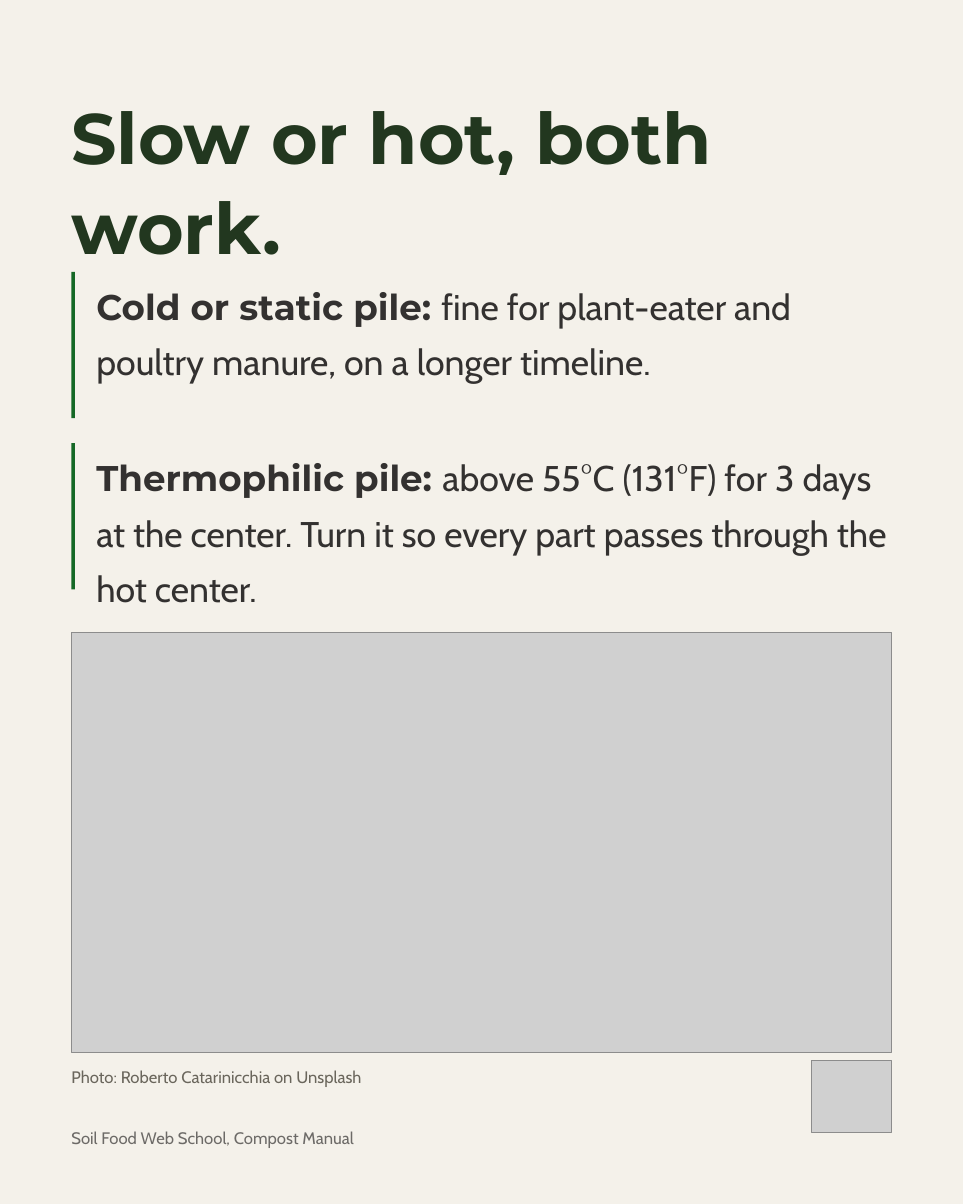
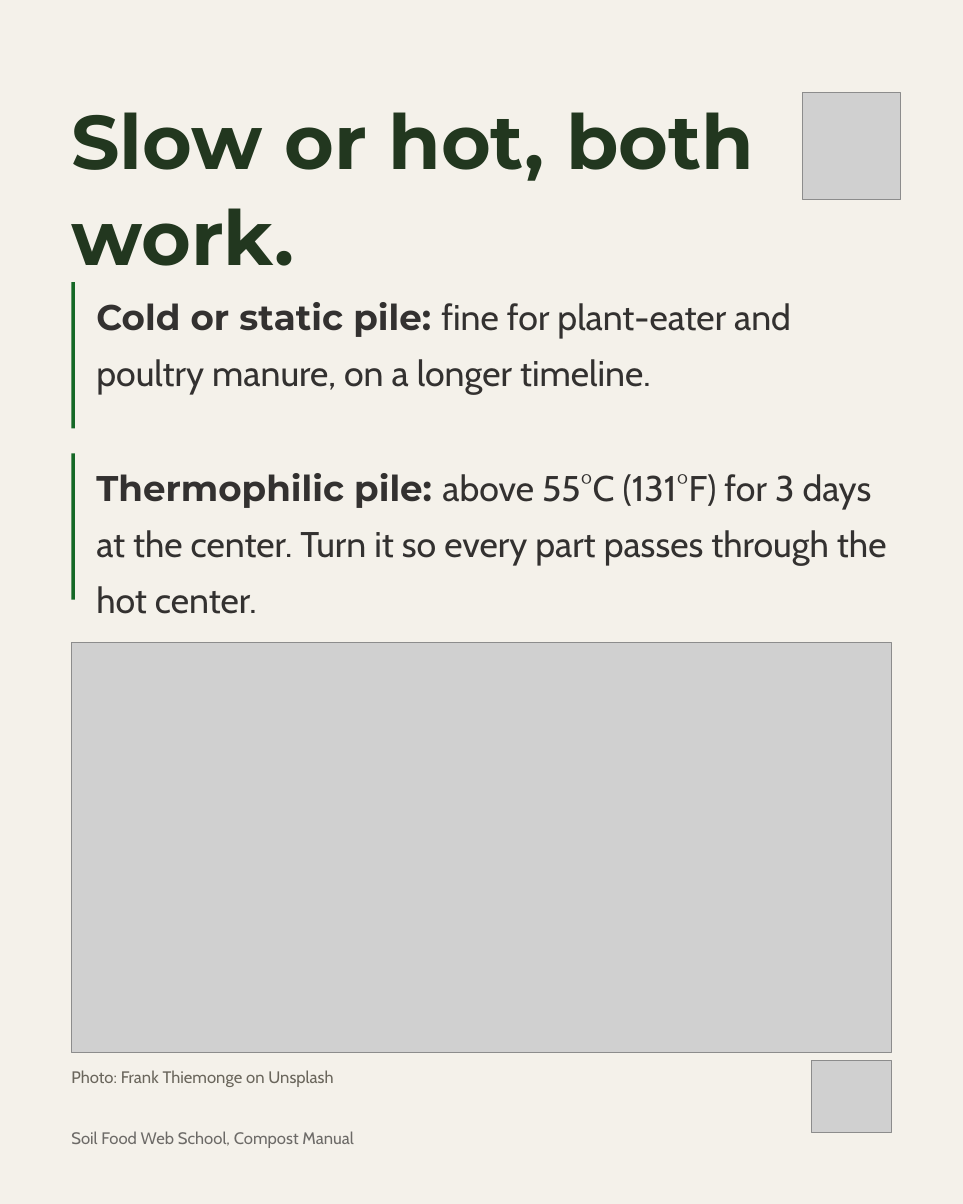
Before and after one commit to linneamoritznyc/SFW-SocialMedia, a slide deck: slide 6 of templates/posts/october/04-10-2026-sun-ig-world-animal-day-v2.pptx. Drawn at 963x1204 pixels with LibreOffice and Linux fonts; fonts in the diff are those of the drawing; grey boxes stand for pictures. Boxes give left, top, right and bottom in pixels: in the first picture for what was removed or moved away, otherwise in the second. Text is boxed around its words. In the diff, an @@ line names an element or a change of style, - is before the commit and + after.

```diff
--- a/templates/posts/october/04-10-2026-sun-ig-world-animal-day-v2.pptx
+++ b/templates/posts/october/04-10-2026-sun-ig-world-animal-day-v2.pptx
@@ text "Slow or hot, both work." at (x1=71, y1=112, x2=754, y2=283): size 60 to 64 pt @@
@@ picture added at (x1=803, y1=92, x2=901, y2=199) @@
@@ 2 texts, 2 rectangles moved together from (x1=71, y1=271, x2=887, y2=603) to (x1=71, y1=282, x2=887, y2=614) @@
@@ picture resized from (x1=71, y1=632, x2=891, y2=1052) to (x1=71, y1=642, x2=891, y2=1052) @@
@@ text at (x1=71, y1=1070, x2=333, y2=1087): text changed @@
-Photo: Roberto Catarinicchia on Unsplash
+Photo: Frank Thiemonge on Unsplash
```
Also in this commit, not shown: 5 other slides changed, 45 other files.
